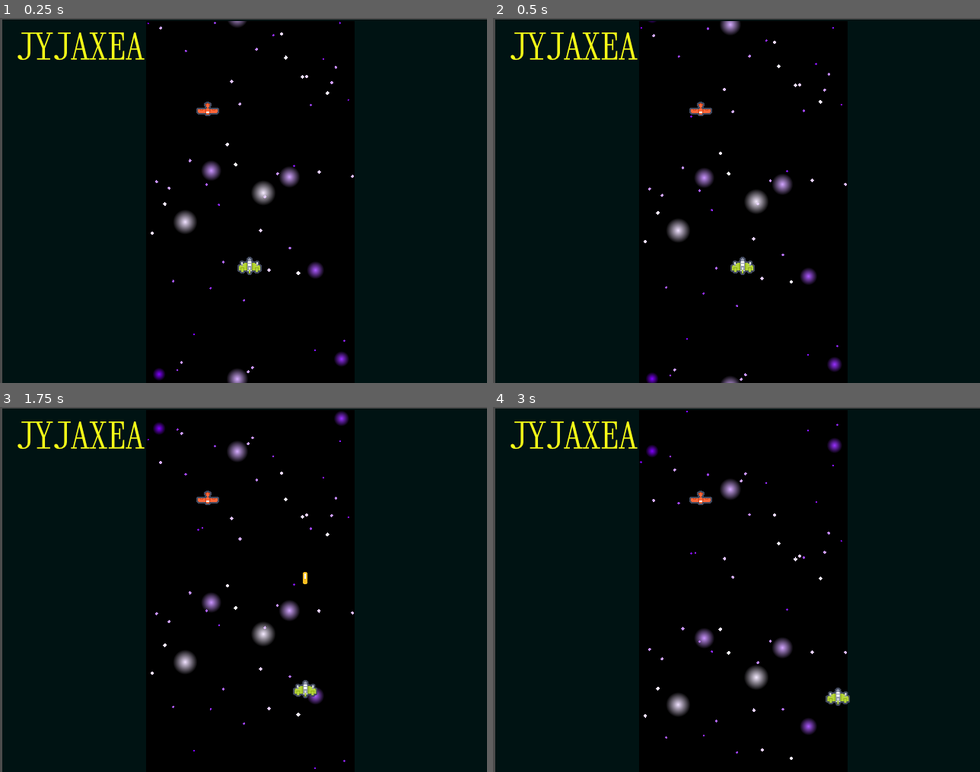
Above: before the commit, frames 1-4 (two rows, left to right).
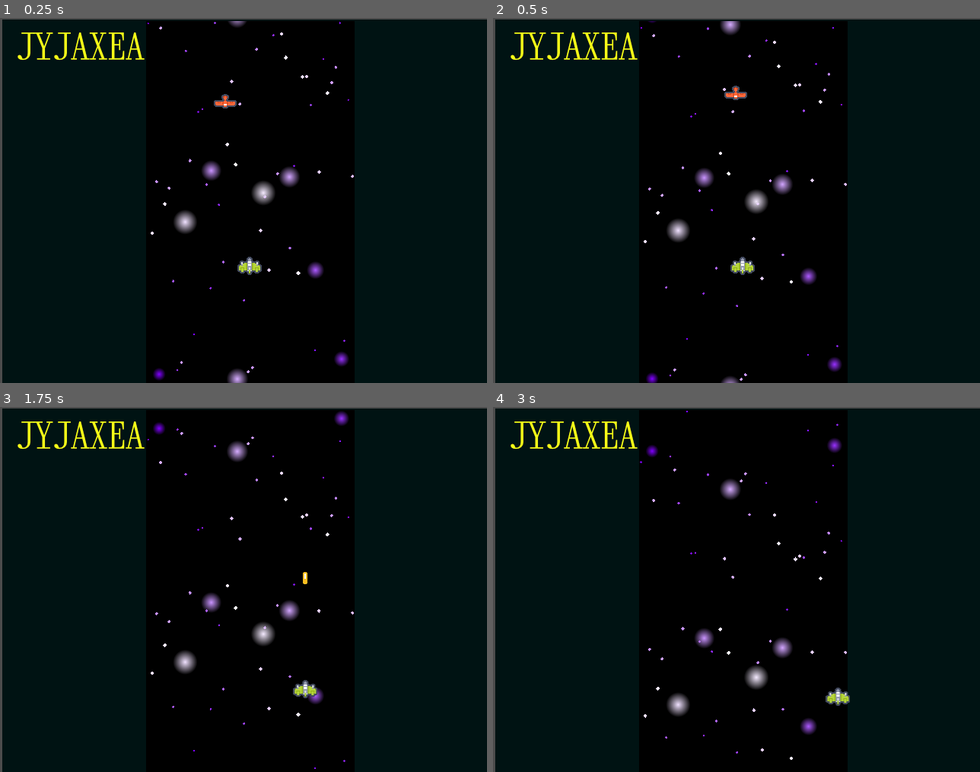
Above: after the commit, the same moments.

Repository: discolingua/jyjaxea
Game: Godot game, scene res://Scenes/GameWorld.tscn
Same seed, same stepped clock (60 frames per second), same inputs: the game is played once before the commit and once after it.
Inputs (mouse positions are in pixels of both pictures, inside the frame that each line leads up to):
- Up to frame 1 (0.25 s): no input
- Up to frame 2 (0.5 s): no input
- Up to frame 3 (1.75 s): tap Enter (ui_accept) at 0.5, 0.77, 1.52 s; move the mouse to (209, 498) at 0.52 s; hold Right (ui_right) 0.53-1.28 s; click (209, 498) at 0.67 s; move the mouse to (146, 607) at 1.27 s; hold Down (ui_down) from 1.28 s (still down)
- Up to frame 4 (3 s): move the mouse to (785, 509) at 2.02 s; release Down (ui_down) at 2.03 s; hold Right (ui_right) 2.03-2.78 s; move the mouse to (712, 662) at 2.77 s; hold Up (ui_up) from 2.78 s (still down); click (712, 662) at 2.92 s

The runs differ from the first frame. In frame 1, 0.2% of the frame differs, in the area x 40-49%, y 20-27%; in frame 2, 0.2%; in frame 3, 0.1%; in frame 4, 0.1%.

Commit message:
path follow works

Diff:
--- a/Scenes/GameWorld.tscn
+++ b/Scenes/GameWorld.tscn
@@ -137,6 +137,11 @@
 [sub_resource type="RectangleShape2D" id=4]
 extents = Vector2( 87.75, 244.5 )
 
+[sub_resource type="Curve2D" id=5]
+_data = {
+"points": PoolVector2Array( 0, 0, 0, 0, 375, 74, 0, 0, 0, 0, 342, 156, 0, 0, 0, 0, 232, 157, 0, 0, 0, 0, 198, 49 )
+}
+
 [node name="GameWorld" type="Node2D"]
 
 [node name="BackgroundBezel" type="Sprite" parent="."]
@@ -182,3 +187,9 @@
 
 [node name="RedShip" parent="." instance=ExtResource( 3 )]
 position = Vector2( 273, 120 )
+patrolPath = NodePath("../Path2D")
+
+[node name="Path2D" type="Path2D" parent="."]
+position = Vector2( 24, -60.3704 )
+scale = Vector2( 1, 1.92593 )
+curve = SubResource( 5 )
--- a/Scenes/RedShip.tscn
+++ b/Scenes/RedShip.tscn
@@ -16,5 +16,3 @@
 [node name="CollisionShape2D" type="CollisionShape2D" parent="."]
 position = Vector2( 0, 2 )
 shape = SubResource( 1 )
-
-[connection signal="input_event" from="." to="." method="_on_RedShip_input_event"]
--- a/Scripts/Bullet.gd
+++ b/Scripts/Bullet.gd
@@ -1,3 +1,4 @@
+# main bullet class
 extends Area2D
 
 class_name Bullet
@@ -6,12 +7,12 @@
 
 var velocity : Vector2 = Vector2(0,SPEED * -1)
 
-func _ready():
-	print("bullet ready")
 
 func _physics_process(_delta) -> void:
 	position += velocity
 
+
+# hit enemy ship
 func _on_Bullet_body_entered(_body:RedShip) -> void:
 	print("hit from bullet")
 	_body.queue_free()
--- a/Scripts/RedShip.gd
+++ b/Scripts/RedShip.gd
@@ -3,9 +3,27 @@
 
 class_name RedShip
 
+var moveSpeed : int = 100
+export (NodePath) var patrolPath
+var patrolPoints
+var patrolIndex : int = 0
+var velocity : Vector2 = Vector2.ZERO
+
 
 func _ready():
-	pass
+	patrolPath = "/root/GameWorld/Path2D"
+	if patrolPath:
+		patrolPoints = get_node(patrolPath).curve.get_baked_points()
 
 func _on_RedShip_input_event():
 	print("hit")
+
+func _physics_process(_delta):
+	if !patrolPath:
+		return
+	var target = patrolPoints[patrolIndex]
+	if position.distance_to(target) < 1:
+		patrolIndex = wrapi(patrolIndex + 1, 0, patrolPoints.size())
+		target = patrolPoints[patrolIndex]
+	velocity = (target - position).normalized() * moveSpeed
+	velocity = move_and_slide(velocity)
Not shown: 1 places in Scenes/GameWorld.tscn that only renumber resources
